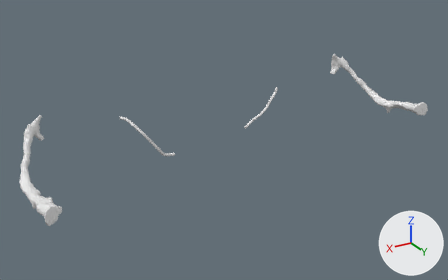
A saved change to the glTF model dist/assets/skullbase-v3/tb_facial_nerve_vii.cleared.glb.
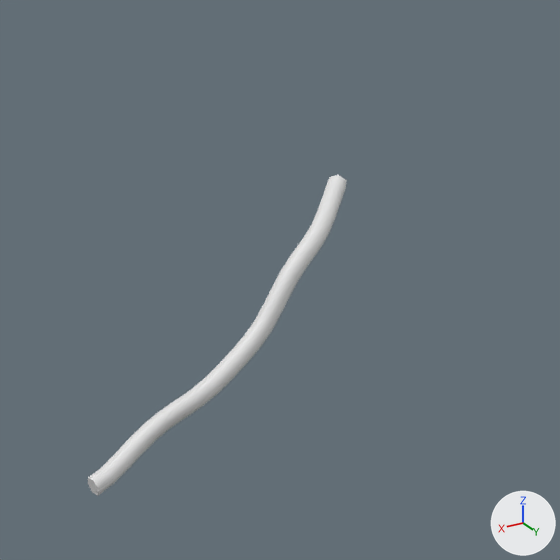
The first picture shows the older version from a camera (50 mm lens) standing at (60.7, 117.3, 23.6) and looking at (1.8, 19.2, -25.4). The close-ups show the older and then the newer version on the part from 52% to 68% of the width and 23% to 49% of the height of that picture. Only the edits that show in the close-ups are written down. Lighting does not change. The marker at lower right points along +X, +Y and +Z. Where no turn or scale is listed for an object, it has been applied to the vertices. Vertices at exactly the same position are counted once.

Before the edit, the objects in view are built like this:
```python
me_l = bpy.data.meshes.new('L')
me_l.from_pydata(...)  # 6142 vertices, 12276 faces; spans x -17.5..17.5, y -11.3..11.3, z -6.7..6.7
ob_l = bpy.data.objects.new('L', me_l)
ob_l.location = (-27.09, 18.29, -22.2)
```
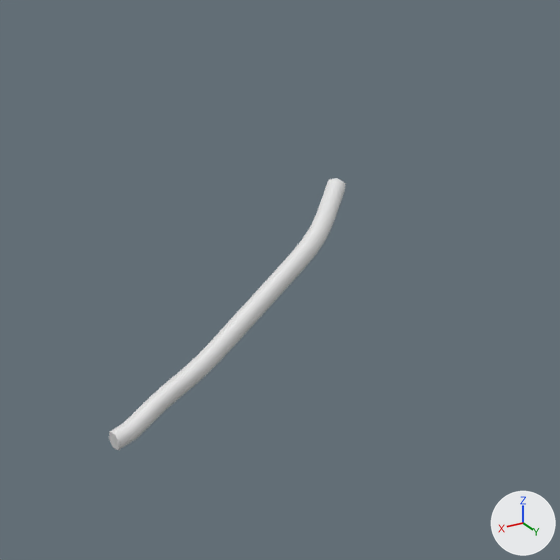
Where the newer file only moved an object's origin or applied its transform, the numbers keep the older frame.

Location of each change, [x1, y1, x2, y2] in pixels of the close-ups (560 x 560 px):
'L', reshaped: before [88, 175, 347, 496]; after [109, 178, 346, 450]

The change, as a list of edits to the scene's bpy script:
```text
Change me_l:
    used by ob_l; location = (-27.09, 18.29, -22.2)
    remove me_l.from_pydata(...)  # 6142 vertices, 12276 faces; spans x -17.5..17.5, y -11.3..11.3, z -6.7..6.7
    add me_l.from_pydata(...)  # 6124 vertices, 12240 faces; spans x -17.5..17.0, y -11.3..11.3, z -5.7..6.7
    me_l part 1
    19 vertices are removed from x 8.1..9.1, y -10.5..-9.4, z 0.3..1.2
    42 faces are deleted
    9 vertices in x 14.9..16.8, y -9.5..-8.9, z -6.4..-4.6 move by (-0.5, 0.4, 1.3)
    8 vertices in x 12.4..14.0, y -8.8..-8.2, z -4.0..-2.7 move by (-0.7, -0.1, 1.4)
    7 vertices in x 14.5..17.3, y -9.5..-8.7, z -6.7..-4.7 move by (-0.5, 0.3, 1.4)
    7 vertices in x 15.2..17.5, y -9.4..-9.1, z -6.7..-4.6 move by (-0.5, 0.4, 1.4)
    7 vertices in x 12.3..13.9, y -8.7..-8.1, z -3.8..-2.5 move by (-0.7, -0.2, 1.4)
    4 vertices in x 14.4..15.9, y -9.5..-8.9, z -5.5..-4.2 move by (-0.5, 0.3, 1.3)
    79 vertices move from x 9.1..17.5, y -9.6..-8.1, z -6.5..0.6 to x 8.2..16.9, y -10.4..-8.2, z -5.0..1.2
    1 vertex is added at (8.4, -10.1, 0.9)
    6 new faces join them
    other edits to the shape of me_l do not show in these pictures
```
